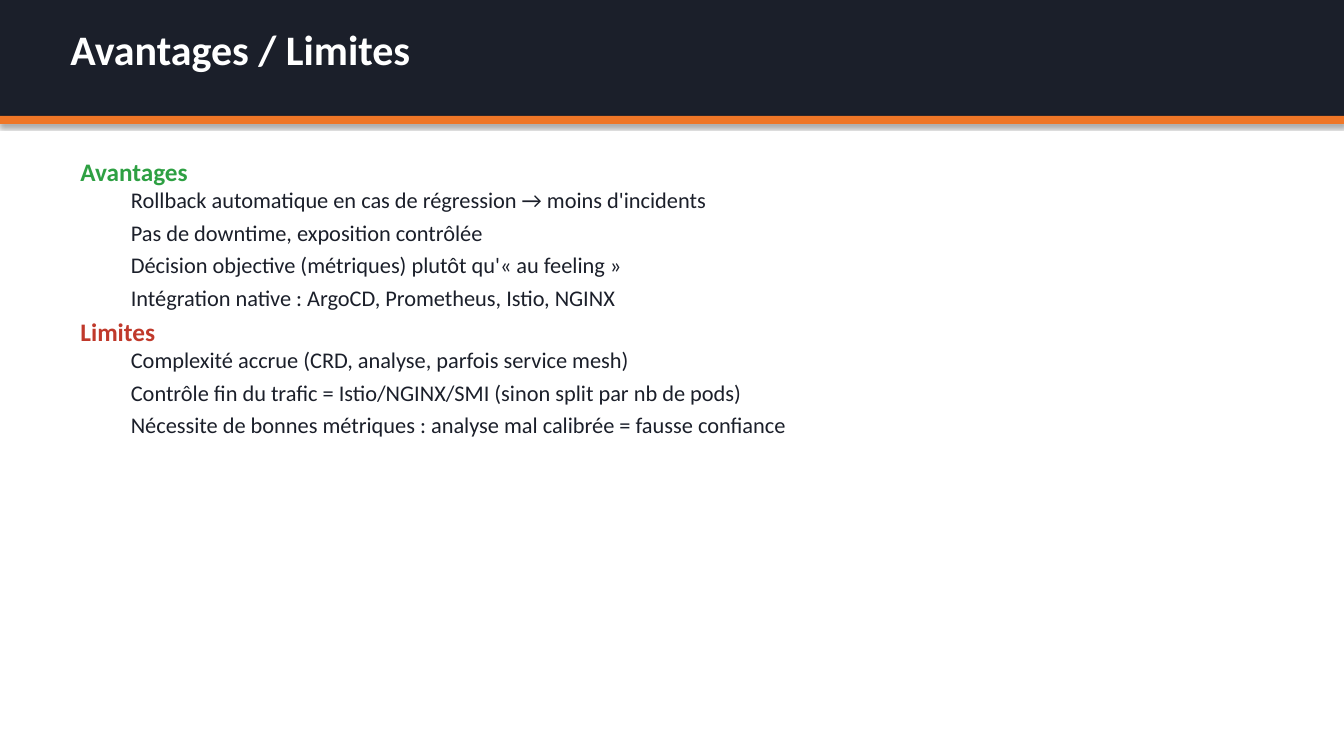
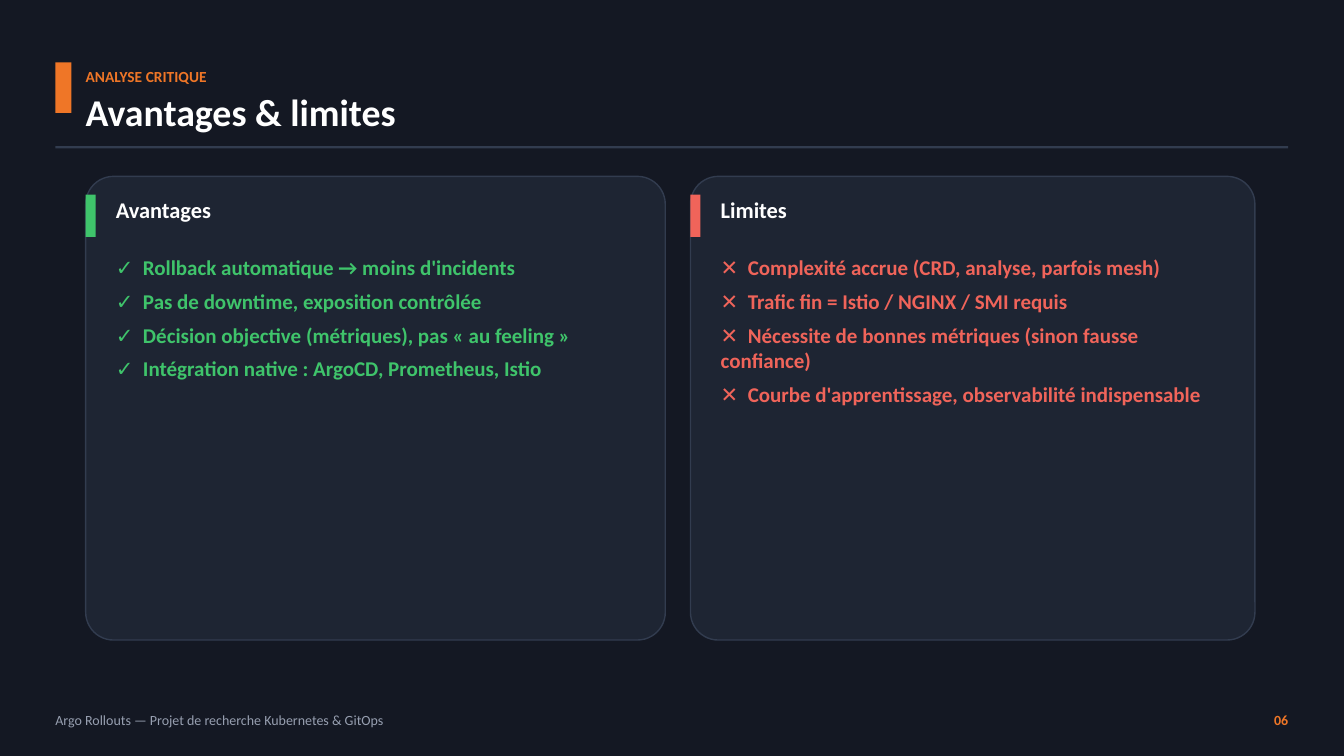
Before and after one commit to Louis-JB/argo-rollouts-demo, a slide deck: slide 7 of slides/argo-rollouts.pptx (slide 8 before the commit). Drawn at 1344x756 pixels with LibreOffice and Linux fonts; fonts in the diff are those of the drawing. Boxes give left, top, right and bottom in pixels: in the first picture for what was removed or moved away, otherwise in the second. Text is boxed around its words. In the diff, an @@ line names an element or a change of style, - is before the commit and + after.

Commit message:
Refonte du PowerPoint : thème sombre élégant + capture réelle de l'UI
- Nouveau design (cartes, colonnes, code boxes, pieds de page, page de titre)
- 13 slides conformes (10-15) couvrant les 4 parties
- Capture navigateur réelle de l'UI rollouts-demo (Chromium headless)
- Images terminal colorisées des démos canary/rollback

```diff
--- a/slides/argo-rollouts.pptx
+++ b/slides/argo-rollouts.pptx
@@ background #FFFFFF to #141823 @@
@@ rectangle removed at [0,0,1344,116] @@
@@ text "ANALYSE CRITIQUE" at [86,72,395,133]: vertical alignment top to middle @@
@@ rectangle added at [55,63,72,113], fill #EF7627 @@
@@ text at [86,72,395,133]: text changed; size 30 to 27 pt @@
-Avantages / Limites
+ANALYSE CRITIQUE
+Avantages & limites
@@ rectangle: place and size @@
-rectangle at [0,116,1344,124]
+rectangle at [55,146,1289,148]
@@ rectangle at [55,146,1289,148]: fill #EF7627 to #323C4F; shadow off @@
@@ rounded rectangle added at [86,176,665,640], fill #1E2533, outline #323C4F 1 pt @@
@@ rounded rectangle added at [691,176,1255,640], fill #1E2533, outline #323C4F 1 pt @@
@@ rectangle added at [86,195,96,237], fill #3FC46B @@
@@ text added at [116,203,211,222], 16 pt, text #FFFFFF, bold @@
+Avantages
@@ rectangle added at [691,195,701,237], fill #F0645A @@
@@ text added at [721,202,787,218], 16 pt, text #FFFFFF, bold @@
+Limites
@@ text at [143,260,554,380]: text changed; size 16 to 15 pt; text colour #1B1F2A to #3FC46B; bold on @@
-Avantages
-  Rollback automatique en cas de régression → moins d'incidents
-  Pas de downtime, exposition contrôlée
-  Décision objective (métriques) plutôt qu'« au feeling »
-  Intégration native : ArgoCD, Prometheus, Istio, NGINX
-Limites
-  Complexité accrue (CRD, analyse, parfois service mesh)
-  Contrôle fin du trafic = Istio/NGINX/SMI (sinon split par nb de pods)
-  Nécessite de bonnes métriques : analyse mal calibrée = fausse confiance
+✓ Rollback automatique → moins d'incidents
+✓ Pas de downtime, exposition contrôlée
+✓ Décision objective (métriques), pas « au feeling »
+✓ Intégration native : ArgoCD, Prometheus, Istio
@@ text added at [721,259,1201,406], 15 pt, text #F0645A, bold @@
+✕ Complexité accrue (CRD, analyse, parfois mesh)
+✕ Trafic fin = Istio / NGINX / SMI requis
+✕ Nécessite de bonnes métriques (sinon fausse confiance)
+✕ Courbe d'apprentissage, observabilité indispensable
@@ text added at [55,715,384,728], 10 pt, text #979FB0 @@
+Argo Rollouts — Projet de recherche Kubernetes & GitOps
@@ text added at [1274,715,1288,725], 10 pt, text #EF7627, bold @@
+06
```
Also in this commit, not shown: 11 other slides changed, 1 slide added, 3 slides removed, 3 other files.
